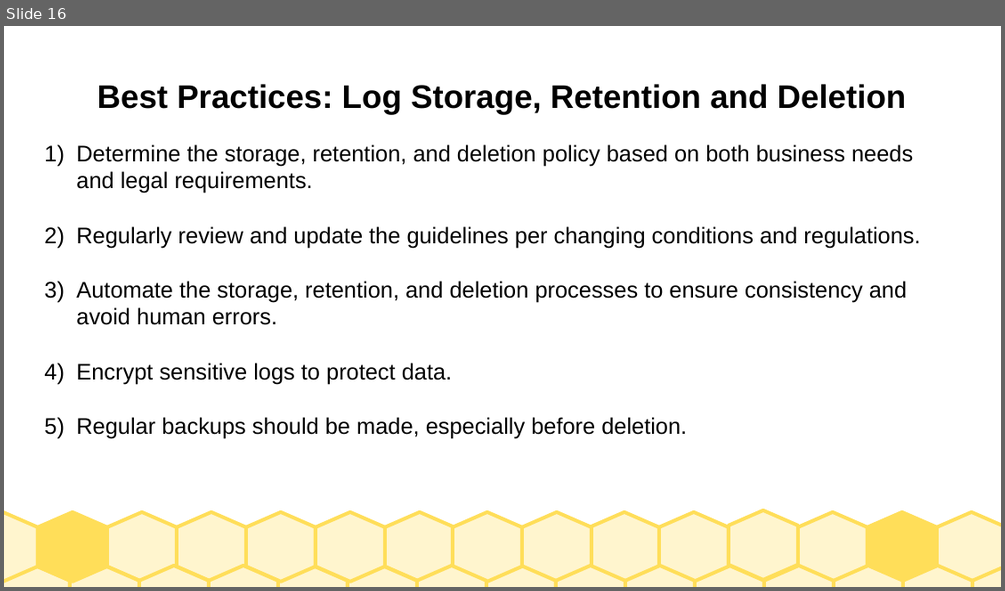
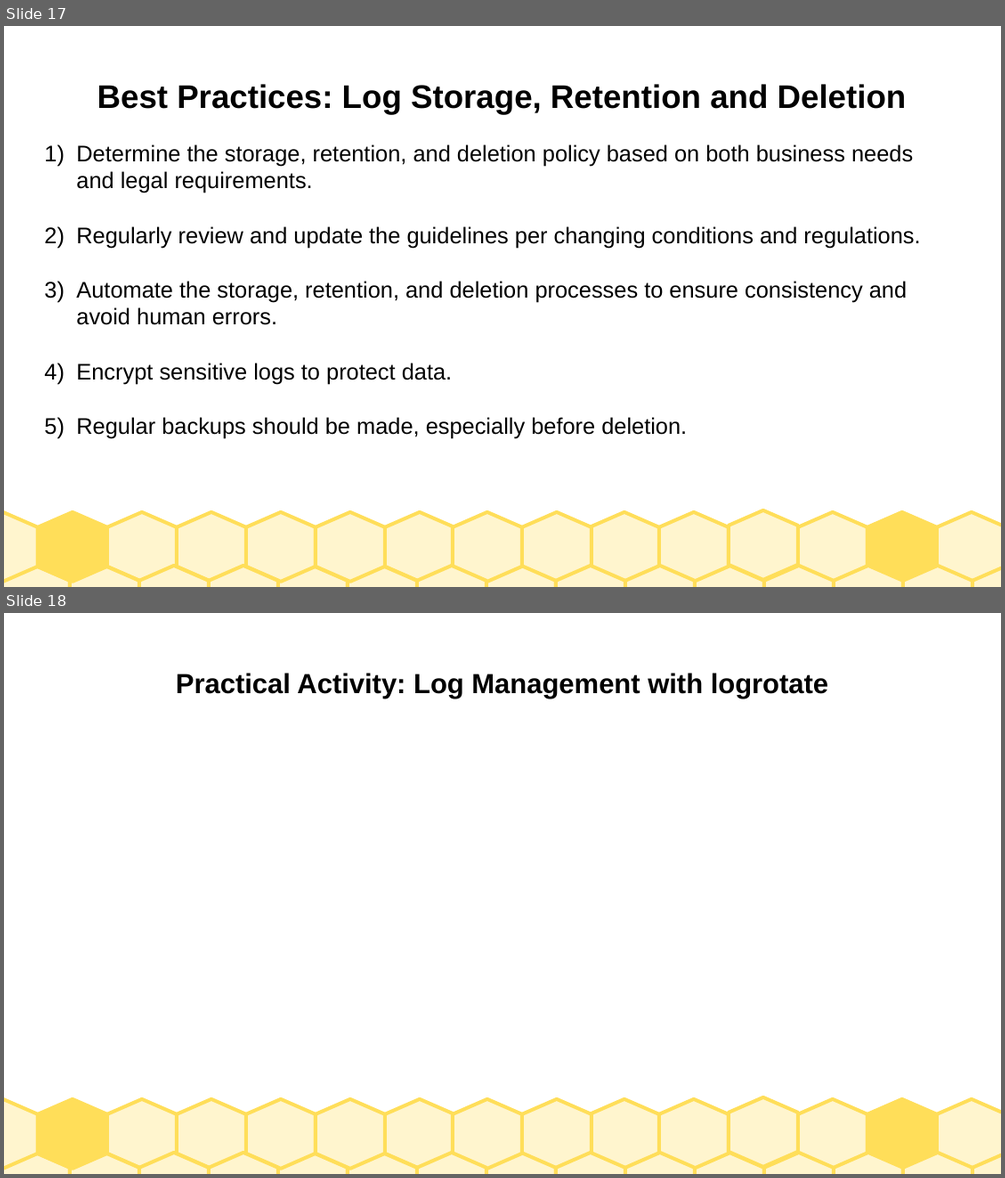
Before and after one commit to debrahnyatichi/TryHackMe, a slide deck: SOCLEVEL2/SOCLEVEL2.odp. Shown one above the other, each under a label of ours: slide 16 before the commit, slides 17 and 18 after it. The pictures are 1005x591 and 1005x1178 pixels, drawn with LibreOffice and Linux fonts; fonts in the diff are those of the drawing. Boxes give left, top, right and bottom in pixels: in the first picture for what was removed or moved away, otherwise in the second. Text is boxed around its words. In the diff, an @@ line names an element or a change of style, - is before the commit and + after.

```diff
--- a/SOCLEVEL2/SOCLEVEL2.odp
+++ b/SOCLEVEL2/SOCLEVEL2.odp
@@ slide 18 added at box(4, 613, 1001, 1174), background #FFFFFF; not listed: 30 template elements that a slide beside it also shows @@
@@ title added at box(176, 673, 828, 698), 22 pt, text #000000, bold @@
+Practical Activity: Log Management with logrotate
@@ what was slide 16 is now slide 17 @@
```
Also in this commit, not shown: 1 other slide added, 1 other file.
